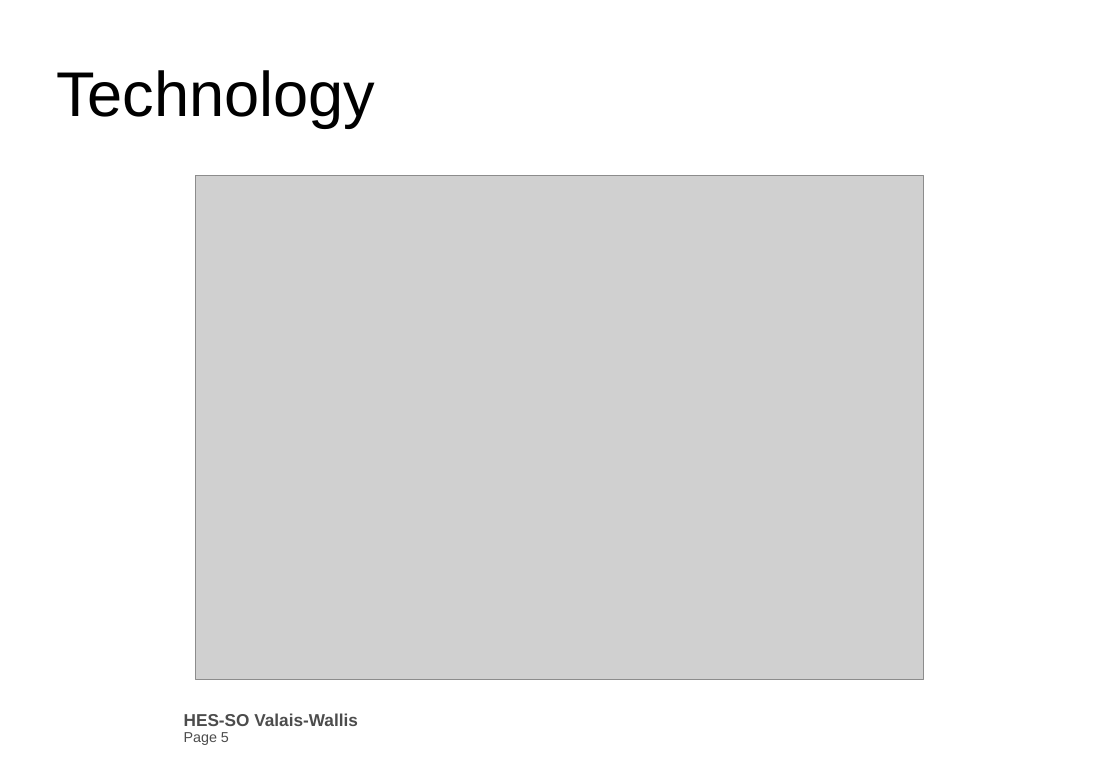
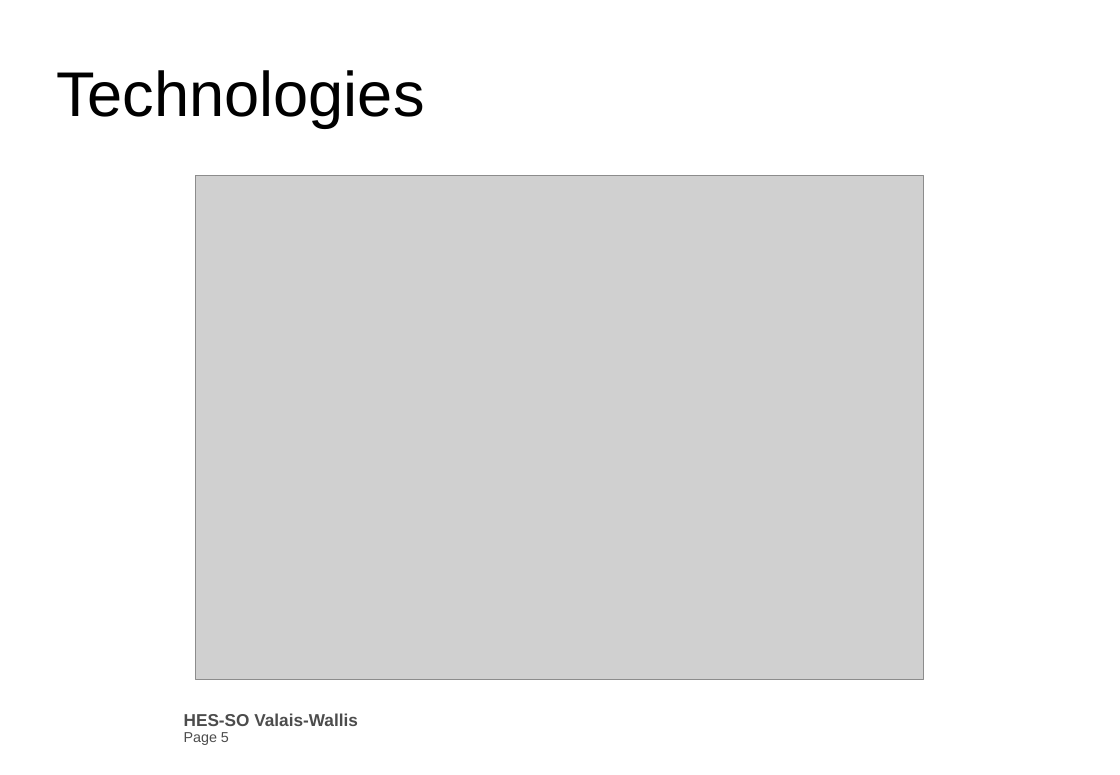
Before and after one commit to PierreAnken/HEVS_BSC_IG_S6_Projet_JavaEE_Library, a slide deck: slide 5 of Project administration/JavaEE_Books.pptx. Drawn at 1120x775 pixels with LibreOffice and Linux fonts; fonts in the diff are those of the drawing; grey boxes stand for pictures; background and template pictures are left out. Boxes give left, top, right and bottom in pixels: in the first picture for what was removed or moved away, otherwise in the second. Text is boxed around its words. In the diff, an @@ line names an element or a change of style, - is before the commit and + after.

```diff
--- a/Project administration/JavaEE_Books.pptx
+++ b/Project administration/JavaEE_Books.pptx
@@ title at <box>56,70,425,127</box>: text changed @@
-Technology
+Technologies
```
Also in this commit, not shown: 1 other slide changed, 1 other file.
